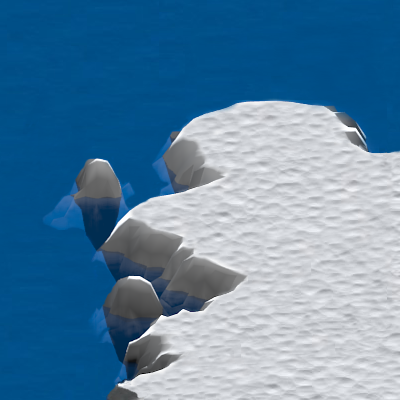
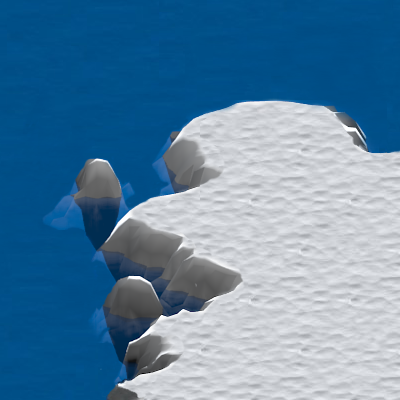
Layers edited between the first and the second (400, 400) image:
painted on "Pasted Layer" over (100, 112, 400, 400)
